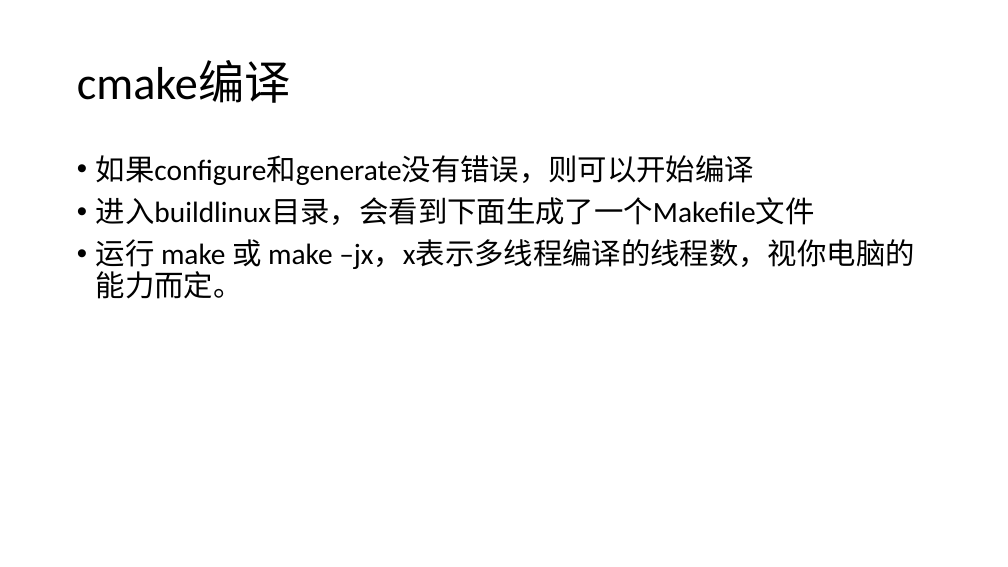
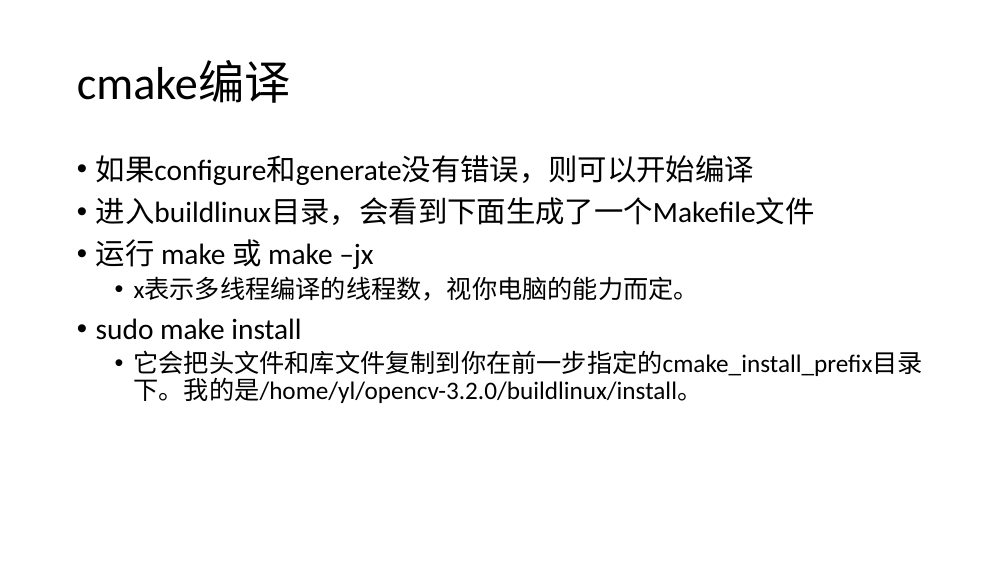
Before and after one commit to micvlab/doc, a slide deck: slide 7 of yangli/ppt/linux开发环境.pptx. Drawn at 1008x567 pixels with LibreOffice and Linux fonts; fonts in the diff are those of the drawing. Boxes give left, top, right and bottom in pixels: in the first picture for what was removed or moved away, otherwise in the second. Text is boxed around its words. In the diff, an @@ line names an element or a change of style, - is before the commit and + after.

Commit message:
ppt

```diff
--- a/yangli/ppt/linux开发环境.pptx
+++ b/yangli/ppt/linux开发环境.pptx
@@ text at (96,239,923,403): text changed; size 28 to 24 pt @@
-• 运行 make 或 make –jx，x表示多线程编译的线程数，视你电脑的能力而定。
+• 运行 make 或 make –jx
+  • x表示多线程编译的线程数，视你电脑的能力而定。
+• sudo make install
+  • 它会把头文件和库文件复制到你在前一步指定的cmake_install_prefix目录下。我的是/home/yl/opencv-3.2.0/buildlinux/install。
```
